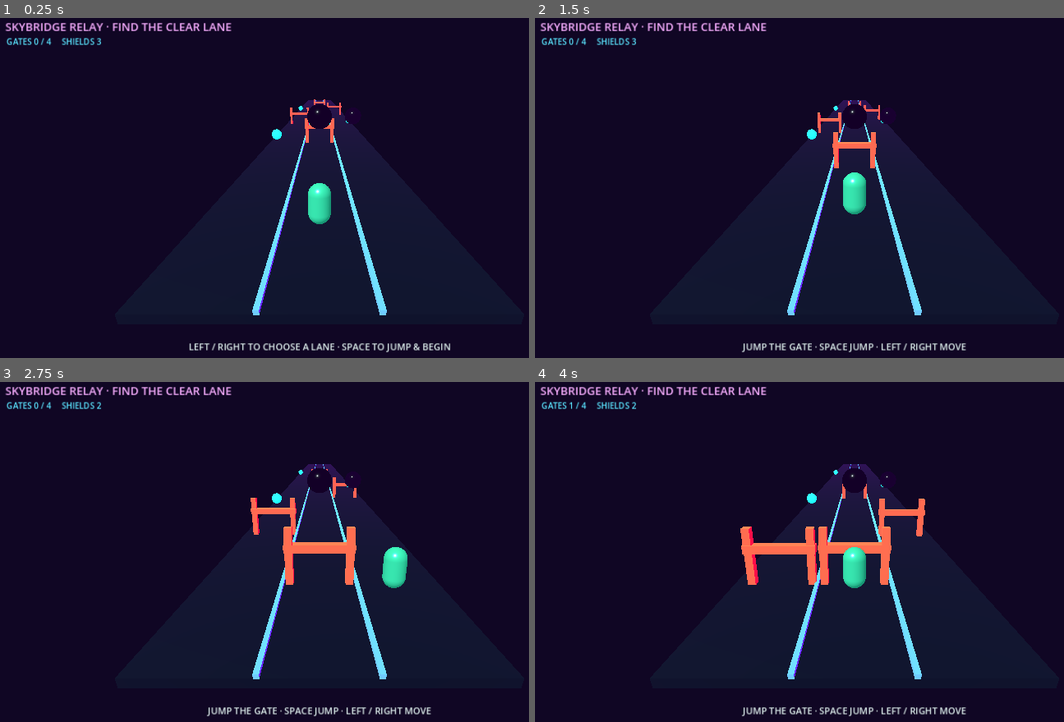
Above: before the commit, frames 1-4 (two rows, left to right).
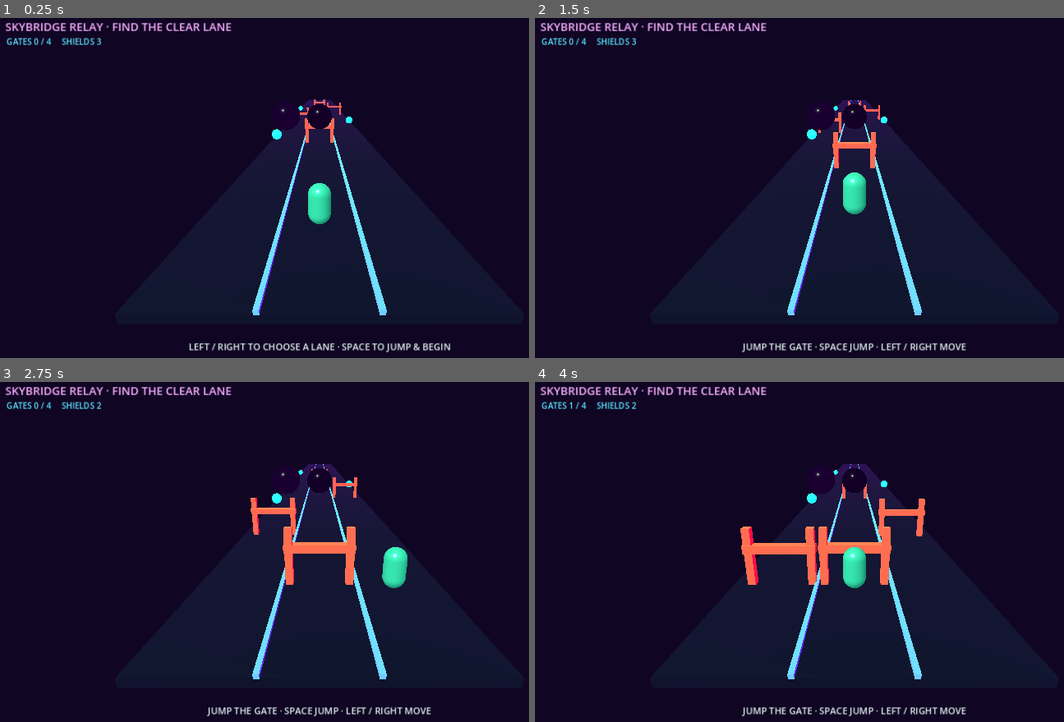
Above: after the commit, the same moments.

Repository: fadexadex/flow
Game: Godot game, scene res://skybridge_relay.tscn
The game is run twice, just before and just after one commit, with the same random seed, the same clock (stepped at 60 frames per second) and the same inputs.
Inputs:
- Up to frame 1 (0.25 s): no input
- Up to frame 2 (1.5 s): tap Enter at 0.5 s; hold Right 0.53-1.28 s; tap Space at 0.77 s; hold Left from 1.28 s (still down)
- Up to frame 3 (2.75 s): tap Space at 1.52 s; release Left at 2.03 s; hold Right from 2.03 s (still down)
- Up to frame 4 (4 s): tap Space at 3.02, 3.77 s; release Right at 3.53 s; hold Left from 3.53 s (still down)

The runs differ from the first frame. In frame 1, less than 0.1% of the frame differs, in the area x 53-67%, y 26-32%; in frame 2, less than 0.1%, in the area x 53-67%, y 26-34%; in frame 3, less than 0.1%; in frame 4, less than 0.1%.

Commit message:
feat: keep playtest live across scene transactions

Diff:
--- a/examples/skybridge_relay/skybridge_relay.tscn
+++ b/examples/skybridge_relay/skybridge_relay.tscn
@@ -129,7 +129,8 @@
 material_override = SubResource("BlackOrb_material")
 
 [node name="BlackSignalOrbRight" type="MeshInstance3D" parent="."]
-position = Vector3(3.7, 2.25, -22)
+position = Vector3(-3.7, 2.25, -22)
+scale = Vector3(1.7, 1.7, 1.7)
 mesh = SubResource("BlackOrb_mesh")
 material_override = SubResource("BlackOrb_material")
 
Not shown, changed: public/mcp_bridge.js
